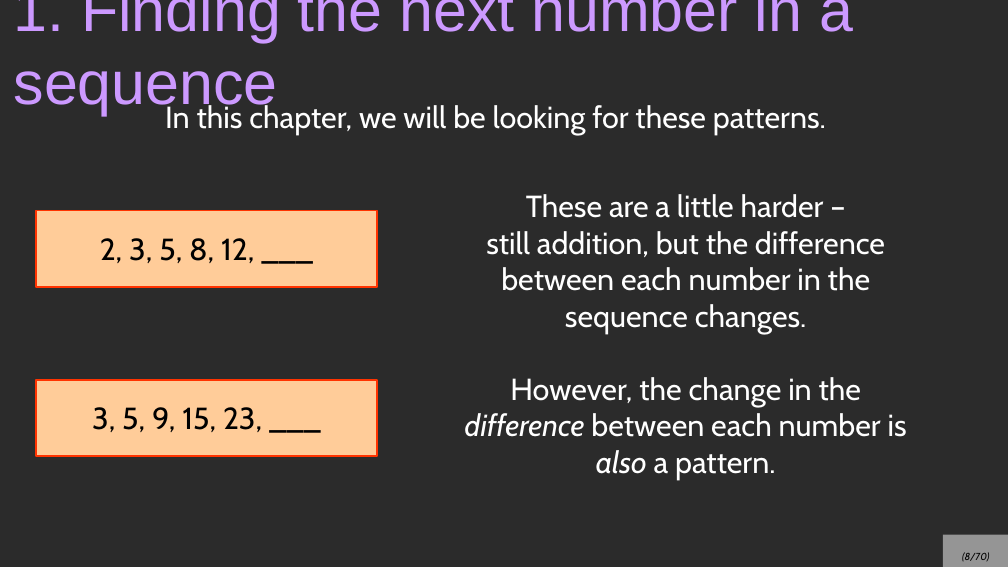
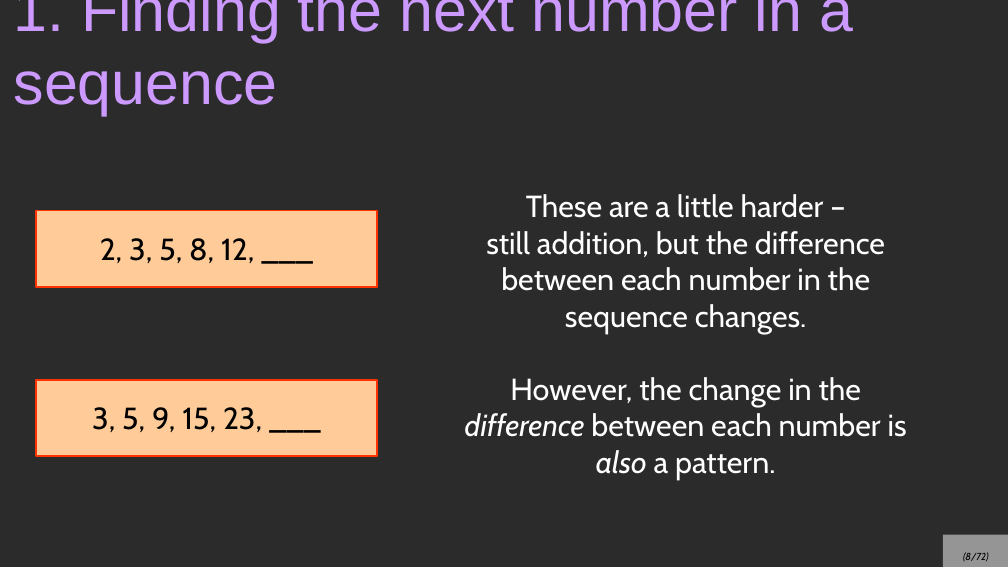
Before and after one commit to nguyenchithien/CS210-Discrete-Structures, a slide deck: slide 8 of Lectures/2_Sequences_and_Summations.odp. Drawn at 1008x567 pixels with LibreOffice and Linux fonts; fonts in the diff are those of the drawing; background and template pictures are left out; a plain dark background stands for a picture behind light text. Boxes give left, top, right and bottom in pixels: in the first picture for what was removed or moved away, otherwise in the second. Text is boxed around its words. In the diff, an @@ line names an element or a change of style, - is before the commit and + after.

```diff
--- a/Lectures/2_Sequences_and_Summations.odp
+++ b/Lectures/2_Sequences_and_Summations.odp
@@ text removed at [165, 102, 826, 135] @@
-In this chapter, we will be looking for these patterns.
@@ page number at [963, 552, 989, 561]: text changed @@
-(8/70)
+(8/72)
```
Also in this commit, not shown: 4 other slides changed, 2 slides added, 4 other files.
